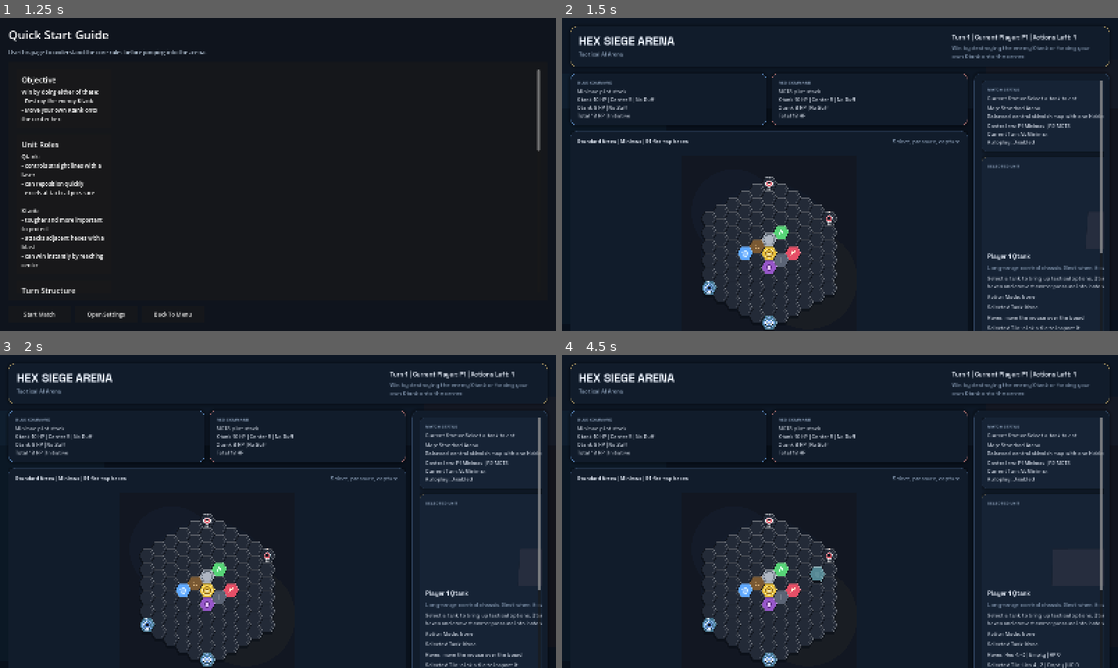
Above: before the commit, frames 1-4 (two rows, left to right).
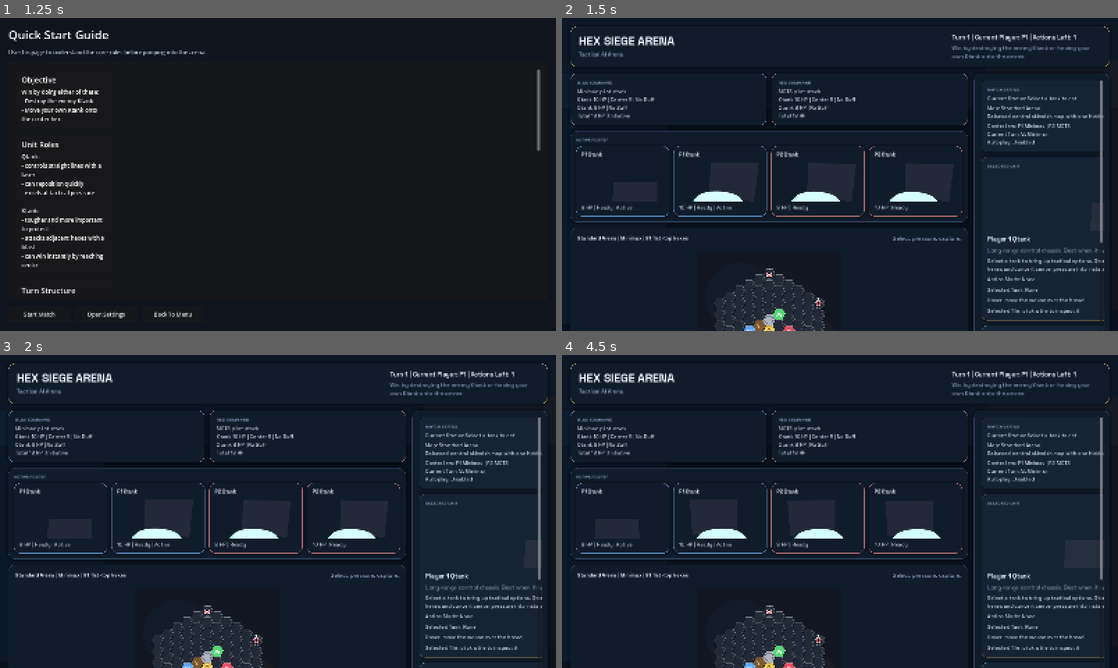
Above: after the commit, the same moments.

Repository: Arvi-Saleque/Hex-Siege-Arena
Game: Godot game, scene res://scenes/boot/boot.tscn
Two runs of this game, one before a commit and one after it. Both use one fixed random seed, a clock stepped at 60 frames per second and the inputs below. Sound files missing from this copy of the repository are replaced by a short silence.
Inputs (mouse positions are in pixels of both pictures, inside the frame that each line leads up to):
- Up to frame 1 (1.25 s): click "Quick Start Guide" at 0.5 s
- Up to frame 2 (1.5 s): click "Start Match" at 1.25 s
- Up to frame 3 (2 s): no input
- Up to frame 4 (4.5 s): tap A every 0.75 s from 2 to 4.25 s; move the mouse to (962, 495) at 2.02 s; click (962, 495) at 2.17 s; move the mouse to (728, 527) at 2.77 s; click (728, 527) at 2.92 s; move the mouse to (895, 442) at 3.52 s; click (895, 442) at 3.67 s; move the mouse to (812, 574) at 4.27 s; click (812, 574) at 4.42 s

Frame 1 is identical in both runs. In frame 2, 7.2% of the frame differs, in the area x 1-98%, y 38-100%; in frame 3, 7.2%; in frame 4, 7.3%.

Commit message:
fix: surface tank showcases and stabilize match layout

Diff:
--- a/scripts/ui/match_root.gd
+++ b/scripts/ui/match_root.gd
@@ -48,6 +48,7 @@
 var _player_two_label: Label
 var _event_log: RichTextLabel
 var _guide_label: Label
+var _sidebar_scroll: ScrollContainer
 var _board_meta_label: Label
 var _board_hint_label: Label
 var _move_button: Button
@@ -196,6 +197,46 @@
 	_player_two_label = _make_body_label()
 	p2_vbox.add_child(_player_two_label)
 
+	var roster_shell := _make_panel_card(COLOR_BORDER)
+	left_column.add_child(roster_shell)
+	var roster_shell_margin := _wrap_panel_content(roster_shell, 14, 14)
+	var roster_shell_layout := VBoxContainer.new()
+	roster_shell_layout.add_theme_constant_override("separation", 10)
+	roster_shell_margin.add_child(roster_shell_layout)
+	roster_shell_layout.add_child(_make_section_title("ACTIVE ROSTER"))
+
+	var roster_row := HBoxContainer.new()
+	roster_row.add_theme_constant_override("separation", 12)
+	roster_shell_layout.add_child(roster_row)
+
+	for actor_id: String in ["1_0", "1_1", "2_0", "2_1"]:
+		var roster_card := _make_panel_card(_accent_for_actor(actor_id))
+		roster_card.size_flags_horizontal = Control.SIZE_EXPAND_FILL
+		roster_row.add_child(roster_card)
+		_roster_panels[actor_id] = roster_card
+
+		var roster_margin := _wrap_panel_content(roster_card, 14, 14)
+		var roster_layout := VBoxContainer.new()
+		roster_layout.add_theme_constant_override("separation", 8)
+		roster_margin.add_child(roster_layout)
+
+		var roster_title := Label.new()
+		roster_title.text = _roster_title(actor_id)
+		roster_title.add_theme_font_override("font", FONT_SEMIBOLD)
+		roster_title.add_theme_font_size_override("font_size", 14)
+		roster_layout.add_child(roster_title)
+
+		var model_view := TankModelView.new()
+		model_view.custom_minimum_size = Vector2(0, 116)
+		model_view.set_accent_color(_accent_for_actor(actor_id))
+		model_view.set_model_asset(_model_path_for_actor(actor_id))
+		roster_layout.add_child(model_view)
+		_roster_model_views[actor_id] = model_view
+
+		var roster_status := _make_body_label()
+		roster_layout.add_child(roster_status)
+		_roster_status_labels[actor_id] = roster_status
+
 	var board_panel := _make_panel_card(COLOR_BORDER)
 	board_panel.size_flags_horizontal = Control.SIZE_EXPAND_FILL
 	board_panel.size_flags_vertical = Control.SIZE_EXPAND_FILL
@@ -228,7 +269,7 @@
 	_board_holder.size_flags_horizontal = Control.SIZE_EXPAND_FILL
 	_board_holder.size_flags_vertical = Control.SIZE_EXPAND_FILL
 	_board_holder.clip_contents = true
-	_board_holder.custom_minimum_size = Vector2(720, 560)
+	_board_holder.custom_minimum_size = Vector2(720, 460)
 	_board_holder.resized.connect(_on_board_holder_resized)
 	board_layout.add_child(_board_holder)
 
@@ -239,54 +280,22 @@
 	_board_view.cell_clicked.connect(_on_board_cell_clicked)
 	_board_holder.add_child(_board_view)
 
-	var roster_row := HBoxContainer.new()
-	roster_row.add_theme_constant_override("separation", 12)
-	board_layout.add_child(roster_row)
-
-	for actor_id: String in ["1_0", "1_1", "2_0", "2_1"]:
-		var roster_card := _make_panel_card(_accent_for_actor(actor_id))
-		roster_card.size_flags_horizontal = Control.SIZE_EXPAND_FILL
-		roster_row.add_child(roster_card)
-		_roster_panels[actor_id] = roster_card
-
-		var roster_margin := _wrap_panel_content(roster_card, 14, 14)
-		var roster_layout := VBoxContainer.new()
-		roster_layout.add_theme_constant_override("separation", 8)
-		roster_margin.add_child(roster_layout)
-
-		var roster_title := Label.new()
-		roster_title.text = _roster_title(actor_id)
-		roster_title.add_theme_font_override("font", FONT_SEMIBOLD)
-		roster_title.add_theme_font_size_override("font_size", 14)
-		roster_layout.add_child(roster_title)
-
-		var model_view := TankModelView.new()
-		model_view.custom_minimum_size = Vector2(0, 120)
-		model_view.set_accent_color(_accent_for_actor(actor_id))
-		model_view.set_model_asset(_model_path_for_actor(actor_id))
-		roster_layout.add_child(model_view)
-		_roster_model_views[actor_id] = model_view
-
-		var roster_status := _make_body_label()
-		roster_layout.add_child(roster_status)
-		_roster_status_labels[actor_id] = roster_status
-
 	var sidebar := _make_panel_card(COLOR_BORDER)
 	sidebar.custom_minimum_size = Vector2(390, 0)
 	sidebar.size_flags_vertical = Control.SIZE_EXPAND_FILL
 	content.add_child(sidebar)
 
 	var sidebar_margin := _wrap_panel_content(sidebar, 18, 18)
-	var sidebar_scroll := ScrollContainer.new()
-	sidebar_scroll.size_flags_horizontal = Control.SIZE_EXPAND_FILL
-	sidebar_scroll.size_flags_vertical = Control.SIZE_EXPAND_FILL
-	sidebar_margin.add_child(sidebar_scroll)
+	_sidebar_scroll = ScrollContainer.new()
+	_sidebar_scroll.size_flags_horizontal = Control.SIZE_EXPAND_FILL
+	_sidebar_scroll.size_flags_vertical = Control.SIZE_EXPAND_FILL
+	sidebar_margin.add_child(_sidebar_scroll)
 
 	var sidebar_layout := VBoxContainer.new()
 	sidebar_layout.size_flags_horizontal = Control.SIZE_EXPAND_FILL
 	sidebar_layout.size_flags_vertical = Control.SIZE_EXPAND_FILL
 	sidebar_layout.add_theme_constant_override("separation", 14)
-	sidebar_scroll.add_child(sidebar_layout)
+	_sidebar_scroll.add_child(sidebar_layout)
 
 	var status_card := _make_panel_card(COLOR_BORDER.darkened(0.2), COLOR_SURFACE_ALT)
 	sidebar_layout.add_child(status_card)
@@ -311,7 +320,7 @@
 	selected_layout.add_child(_make_section_title("SELECTED UNIT"))
 
 	_selected_model_view = TankModelView.new()
-	_selected_model_view.custom_minimum_size = Vector2(0, 220)
+	_selected_model_view.custom_minimum_size = Vector2(0, 170)
 	selected_layout.add_child(_selected_model_view)
 
 	_selected_model_name_label = Label.new()
@@ -456,6 +465,7 @@
 	add_child(_autoplay_timer)
 
 	call_deferred("_recenter_board_view")
+	call_deferred("_reset_sidebar_scroll")
 
 
 func _build_match_theme() -> Theme:
@@ -563,6 +573,7 @@
 	button.text = text_value
 	button.custom_minimum_size = Vector2(0, 46)
 	button.size_flags_horizontal = Control.SIZE_EXPAND_FILL
+	button.focus_mode = Control.FOCUS_NONE
 	button.add_theme_stylebox_override("normal", _button_style(accent_color, 0.10))
 	button.add_theme_stylebox_override("hover", _button_style(accent_color, 0.18))
 	button.add_theme_stylebox_override("pressed", _button_style(accent_color, 0.24))
@@ -1316,6 +1327,11 @@
 	_board_view.position = Vector2(holder_size.x * 0.5, holder_size.y * 0.53)
 
 
+func _reset_sidebar_scroll() -> void:
+	if _sidebar_scroll != null:
+		_sidebar_scroll.scroll_vertical = 0
+
+
 func _wire_button_audio(button: Button, use_back_sound: bool = false) -> void:
 	if button == null:
 		return
Not shown, changed: update.md
